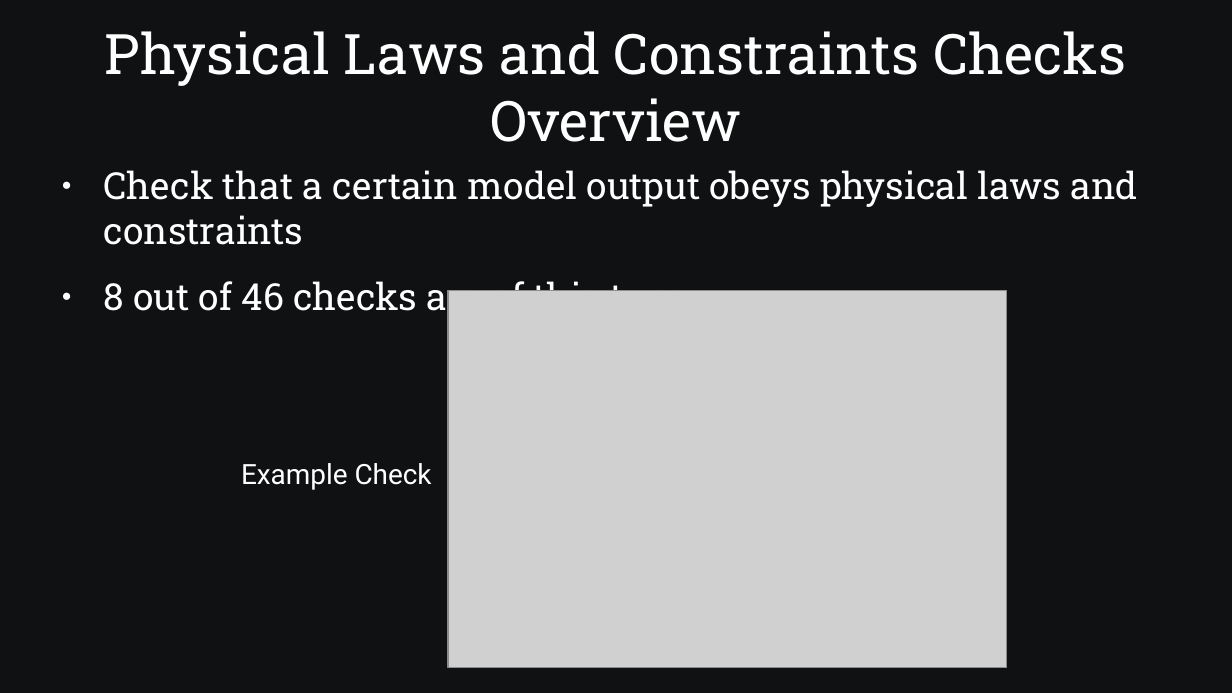
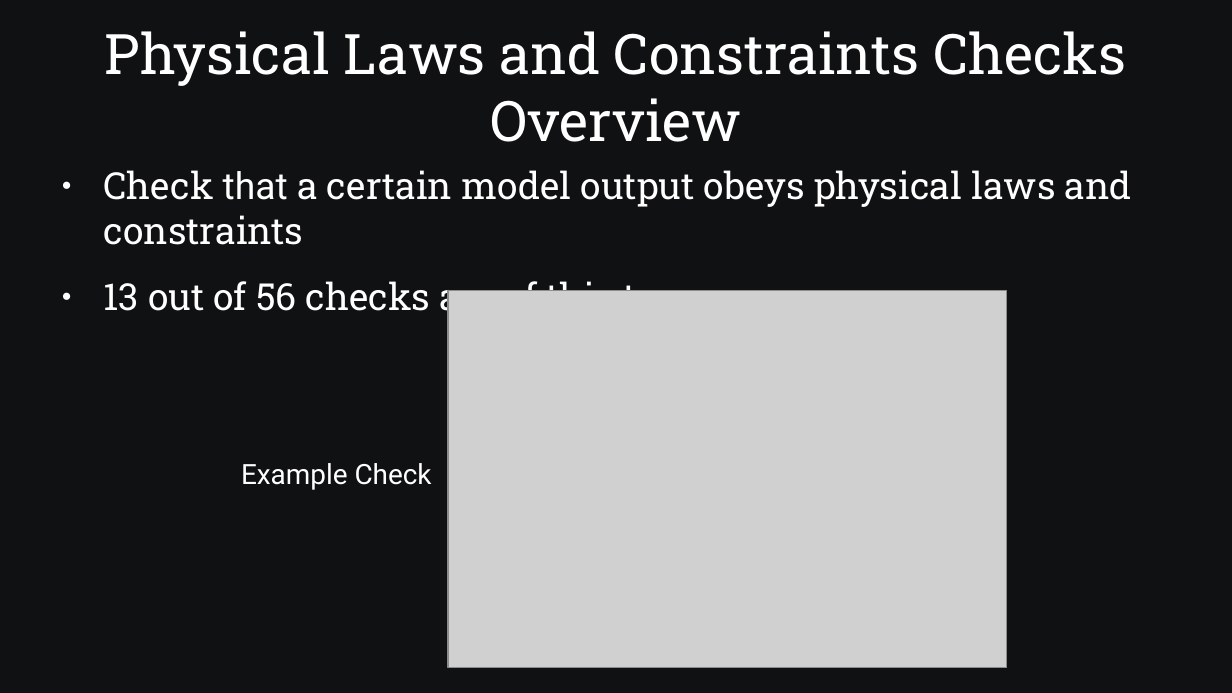
Before and after one commit to SamAllen06/lake_temp_work, a slide deck: slide 32 of documentation/for_collaborators/AnalysisOverview.pptx (slide 31 before the commit). Drawn at 1232x693 pixels with LibreOffice and Linux fonts; fonts in the diff are those of the drawing; grey boxes stand for pictures. Boxes give left, top, right and bottom in pixels: in the first picture for what was removed or moved away, otherwise in the second. Text is boxed around its words. In the diff, an @@ line names an element or a change of style, - is before the commit and + after.

Commit message:
Update types of checks slides

```diff
--- a/documentation/for_collaborators/AnalysisOverview.pptx
+++ b/documentation/for_collaborators/AnalysisOverview.pptx
@@ text at box(104, 170, 1132, 245): font Roboto Slab to Roboto in "that" @@
@@ text at box(104, 276, 709, 311): text changed @@
-● 8 out of 46 checks are of this type.
+● 13 out of 56 checks are of this type.
```
Also in this commit, not shown: 12 other slides changed, 4 slides added, 1 slide removed, 1 other file.
